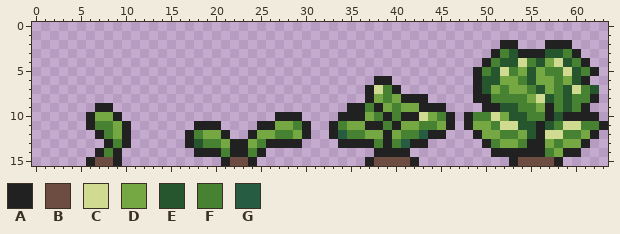
Two versions of one pixel-art file, Assets/2. Graphics/Plants/Cabbage.aseprite. Above: the version before the commit.
64x16 pixels, 1 frame.
Palette (. is transparent): A #212121  B #6d4c41  C #d0da91  D #75a743  E #25562e  F #468232  G #265c42
The same view after the edit:
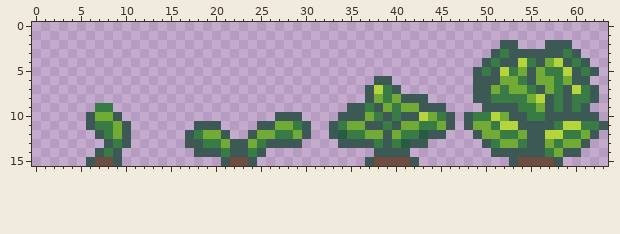
Change:
{"colour":"A","old":"#212121","new":"#3c5956"}
{"colour":"C","old":"#d0da91","new":"#b6d53c"}
{"colour":"D","old":"#75a743","new":"#71aa34"}
{"colour":"F","old":"#468232","new":"#397b44"}
{"y":3,"x":53,"old":"E","new":"A"}
{"y":3,"x":57,"old":"EE","new":"AA"}
{"y":4,"x":52,"old":"EE","new":"AA"}
{"y":4,"x":56,"old":"E","new":"A"}
{"y":4,"x":59,"old":"E","new":"A"}
{"y":5,"x":51,"old":"E","new":"A"}
{"y":5,"x":55,"old":"E","new":"A"}
{"y":5,"x":60,"old":"E","new":"A"}
{"y":6,"x":50,"old":"EE","new":"AA"}
{"y":6,"x":55,"old":"E","new":"A"}
{"y":6,"x":60,"old":"E","new":"A"}
{"y":7,"x":50,"old":"E","new":"A"}
{"y":7,"x":56,"old":"E","new":"A"}
{"y":7,"x":59,"old":"E","new":"A"}
{"y":7,"x":62,"old":"E","new":"A"}
{"y":8,"x":57,"old":"E","new":"A"}
{"y":8,"x":59,"old":"E","new":"A"}
{"y":9,"x":7,"old":"AA","new":"FF"}
{"y":9,"x":52,"old":"EE","new":"AA"}
{"y":9,"x":59,"old":"E","new":"A"}
{"y":10,"x":53,"old":"EE","new":"AA"}
{"y":10,"x":58,"old":"E","new":"A"}
{"y":11,"x":54,"old":"EE","new":"AA"}
{"y":11,"x":57,"old":"E","new":"A"}
{"y":12,"x":55,"old":"E","new":"A"}
{"y":13,"x":18,"old":"E","new":"A"}
{"label":"changed","picture_box":[185,40,608,166]}
{"label":"changed","picture_box":[86,103,131,166]}
